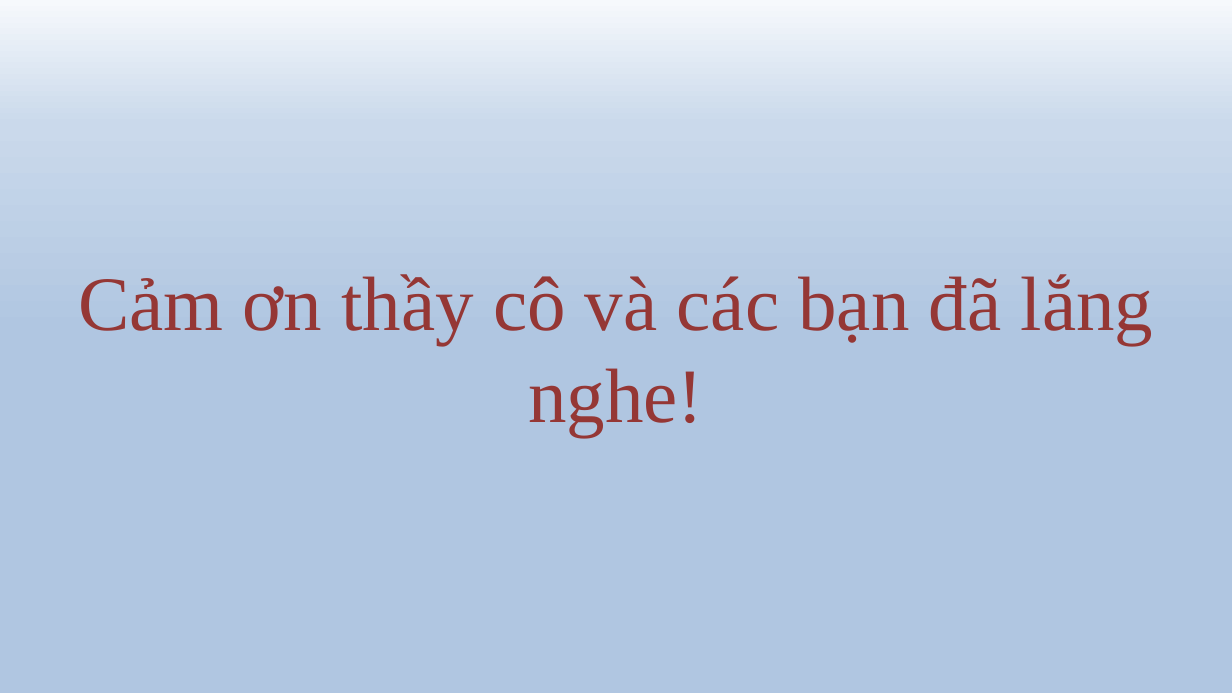
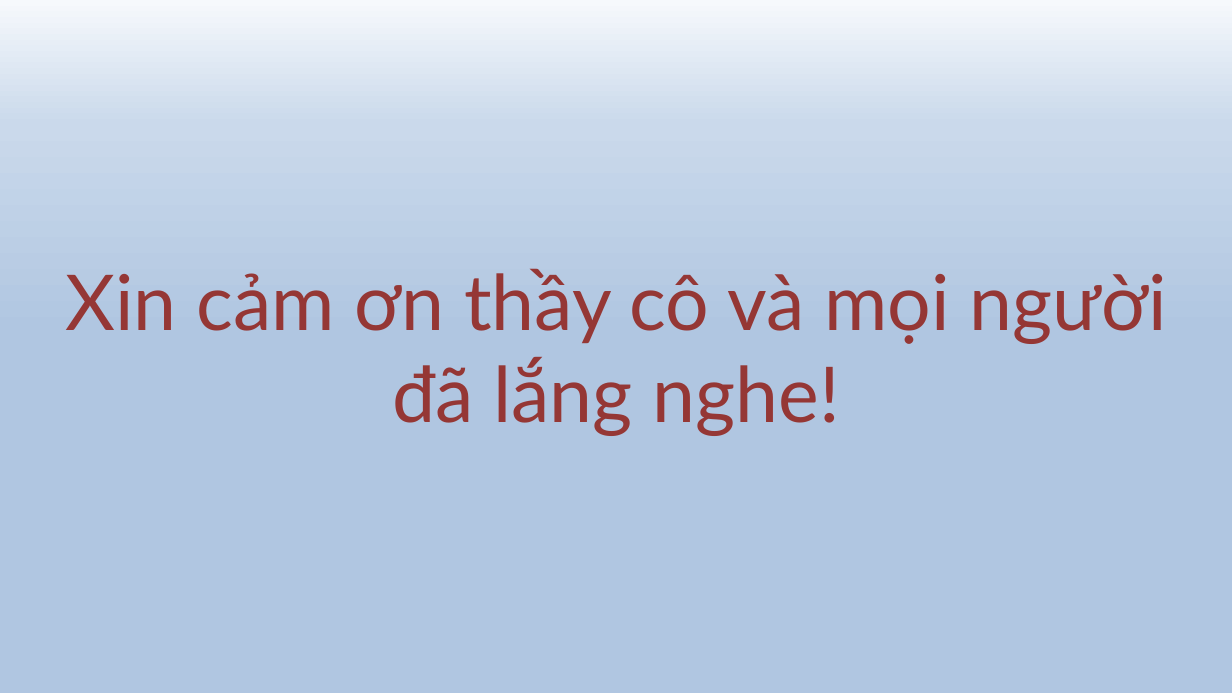
Before and after one commit to tintran2211-dev/Scientific-research, a slide deck: slide 24 of 60PM2_1851171644_TranCongTin/Code_60PM2_1871171644_TranCongTin/Slide.pptx (slide 25 before the commit). Drawn at 1232x693 pixels with LibreOffice and Linux fonts; fonts in the diff are those of the drawing; background and template pictures are left out. Boxes give left, top, right and bottom in pixels: in the first picture for what was removed or moved away, otherwise in the second. Text is boxed around its words. In the diff, an @@ line names an element or a change of style, - is before the commit and + after.

```diff
--- a/60PM2_1851171644_TranCongTin/Code_60PM2_1871171644_TranCongTin/Slide.pptx
+++ b/60PM2_1851171644_TranCongTin/Code_60PM2_1871171644_TranCongTin/Slide.pptx
@@ text at [65, 268, 1166, 435]: text changed; font Times New Roman to Lato @@
-Cảm ơn thầy cô và các bạn đã lắng nghe!
+Xin cảm ơn thầy cô và mọi người đã lắng nghe!
```
Also in this commit, not shown: 19 other slides changed, 1 slide removed, 3 other files.
